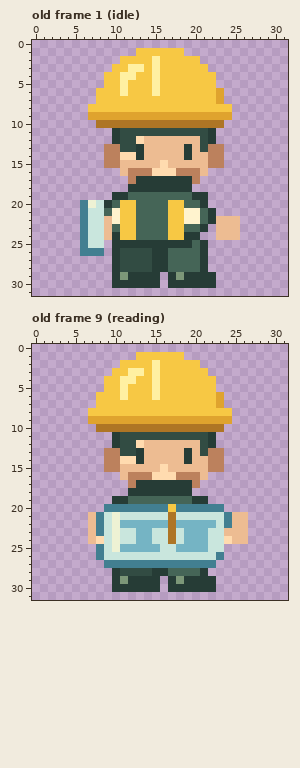
Pixel-art file, stored at assets/brand/engineer.aseprite. The picture above was drawn from the file before the commit.
32x32 pixels, 20 frames. Shown: old frame 1 (idle), old frame 9 (reading). The commit also changed other frames, which this record leaves out.
After:
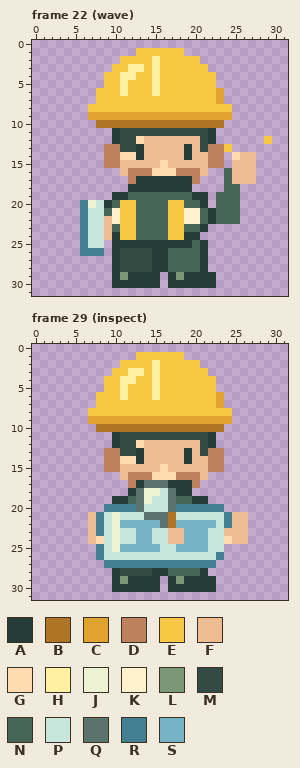
Palette (. is transparent): A #263c36  B #ae7525  C #dfa32e  D #bc815d  E #f7c844  F #edbc92  G #ffdbaf  H #fff0a2  J #eef2d4  K #fff3ce  L #7c9778  M #324c43  N #456557  P #c9e6dd  Q #5a736d  R #427f91  S #75b4c4
A new or re-ordered frame is compared with the old frame closest to it.
Difference:
frames 20 -> 76
Frame 22 (wave) is new; against old frame 1 (idle), layers "Blueprint", "Engineer":
y 12: x 29 . -> E
y 13: x 24 . -> E
y 14: x 25..27 ... -> GFF
y 15: x 25..27 ... -> FFF
y 16..17: x 24..27 .... -> NFFF
y 18: x 24..25 .. -> NN
y 19..21: x 23..25 ... -> NNN
y 22: x 23..25 FFF -> NNN
y 23..24: x 23..25 FFF -> ...
Frame 29 (inspect) is new; against old frame 9 (reading), layer "Blueprint":
y 17: x 14..16 AAA -> QQQ
y 18: x 13..17 AAAAA -> QJJPQ
y 19: x 13..17 NNNNN -> QJPPQ
y 20: x 13..17 RRRRE -> QPPPQ
y 21: x 14..16 PPP -> QQQ
y 22: x 16 S -> Q
y 23..24: x 17..18 BP -> FF
Where, in picture pixels (left, top, right, bottom), the same in both pictures:
changed: (216, 136, 272, 240)
changed: (136, 480, 184, 544)
